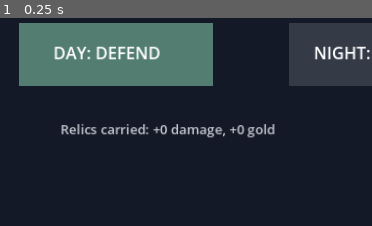
Above: before the commit, frame 1.
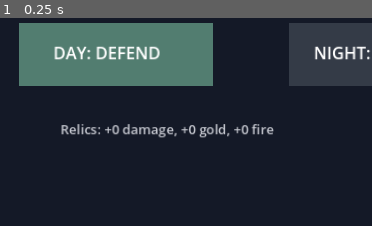
Above: after the commit, the same moment.

Repository: DoctorStrangeSH/Last-Ritual
Game: Godot game, scene res://scenes/run_loop.tscn
Same seed, same stepped clock (60 frames per second), same inputs: the game is played once before the commit and once after it.
Inputs:
- Up to frame 1 (0.25 s): no input
The pictures show only the part of the screen within x 15-65%, y 50-100%; the shares and areas given below are measured in that part.

The runs differ from the first frame. In frame 1, 1.5% of the frame differs, in the area x 26-74%, y 50-58%.

Commit message:
feat(v3): ember relic synergizes with fire towers across phases

Diff:
--- a/scripts/run_loop.gd
+++ b/scripts/run_loop.gd
@@ -8,6 +8,7 @@
 var run_damage_bonus := 0
 var run_speed_bonus := 0.0
 var run_gold_bonus := 0
+var run_fire_bonus := 0
 var active_game: Node2D
 var last_phase := "day"
 const DAY_BUTTON := Rect2(240, 330, 280, 90)
@@ -30,6 +31,7 @@
     add_child(active_game)
     if kind == "day":
         active_game.coins += run_gold_bonus
+        active_game.fire_synergy_bonus = run_fire_bonus
     else:
         active_game.attack_damage += run_damage_bonus
         active_game.attack_speed_multiplier += run_speed_bonus
@@ -57,6 +59,7 @@
             run_damage_bonus += 1
         "ember":
             run_speed_bonus += 0.25
+            run_fire_bonus += 1
         "gold":
             run_gold_bonus += 30
         _:
@@ -111,6 +114,7 @@
     run_damage_bonus = 0
     run_speed_bonus = 0.0
     run_gold_bonus = 0
+    run_fire_bonus = 0
     queue_redraw()
 
 func _draw() -> void:
@@ -124,10 +128,10 @@
             draw_rect(NIGHT_BUTTON, Color("#594d78") if next_phase == "night" else Color("#343b47"))
             draw_string(ThemeDB.fallback_font, Vector2(290, 382), "DAY: DEFEND" if next_phase == "day" else "DAY: COMPLETE", HORIZONTAL_ALIGNMENT_LEFT, -1, 24, Color.WHITE)
             draw_string(ThemeDB.fallback_font, Vector2(665, 382), "NIGHT: EXPLORE" if next_phase == "night" else "NIGHT: LOCKED", HORIZONTAL_ALIGNMENT_LEFT, -1, 24, Color.WHITE)
-            draw_string(ThemeDB.fallback_font, Vector2(300, 490), "Relics carried: +%d damage, +%d gold" % [run_damage_bonus, run_gold_bonus], HORIZONTAL_ALIGNMENT_LEFT, -1, 19, Color("#c7c9d1"))
+            draw_string(ThemeDB.fallback_font, Vector2(300, 490), "Relics: +%d damage, +%d gold, +%d fire" % [run_damage_bonus, run_gold_bonus, run_fire_bonus], HORIZONTAL_ALIGNMENT_LEFT, -1, 19, Color("#c7c9d1"))
         "reward":
             draw_string(ThemeDB.fallback_font, Vector2(410, 235), "CHOOSE A RUN RELIC", HORIZONTAL_ALIGNMENT_LEFT, -1, 26, Color.WHITE)
-            var names := ["BONE: +1 DAMAGE", "EMBER: +25% SPEED", "GOLD: +30 START GOLD"]
+            var names := ["BONE: +1 DAMAGE", "EMBER: +25% SPEED + FIRE", "GOLD: +30 START GOLD"]
             for i in range(REWARD_BUTTONS.size()):
                 draw_rect(REWARD_BUTTONS[i], [Color("#526d9b"), Color("#a16a36"), Color("#927447")][i])
                 draw_string(ThemeDB.fallback_font, REWARD_BUTTONS[i].position + Vector2(12, 55), names[i], HORIZONTAL_ALIGNMENT_LEFT, -1, 17, Color.WHITE)
